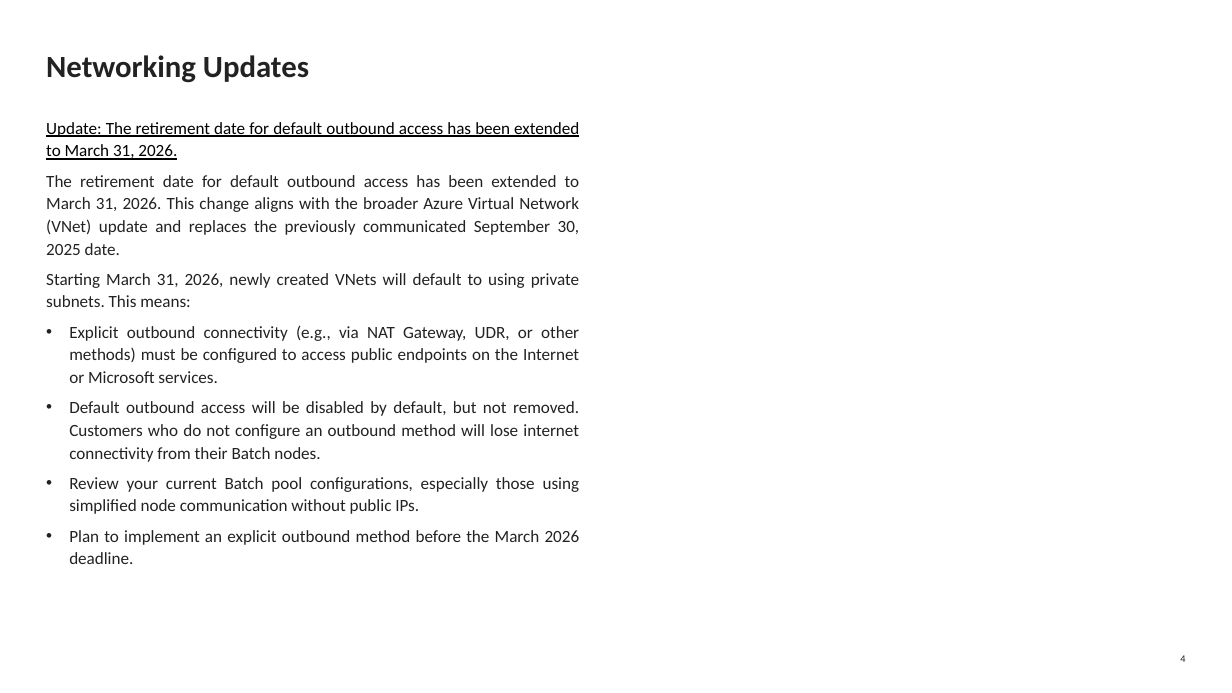
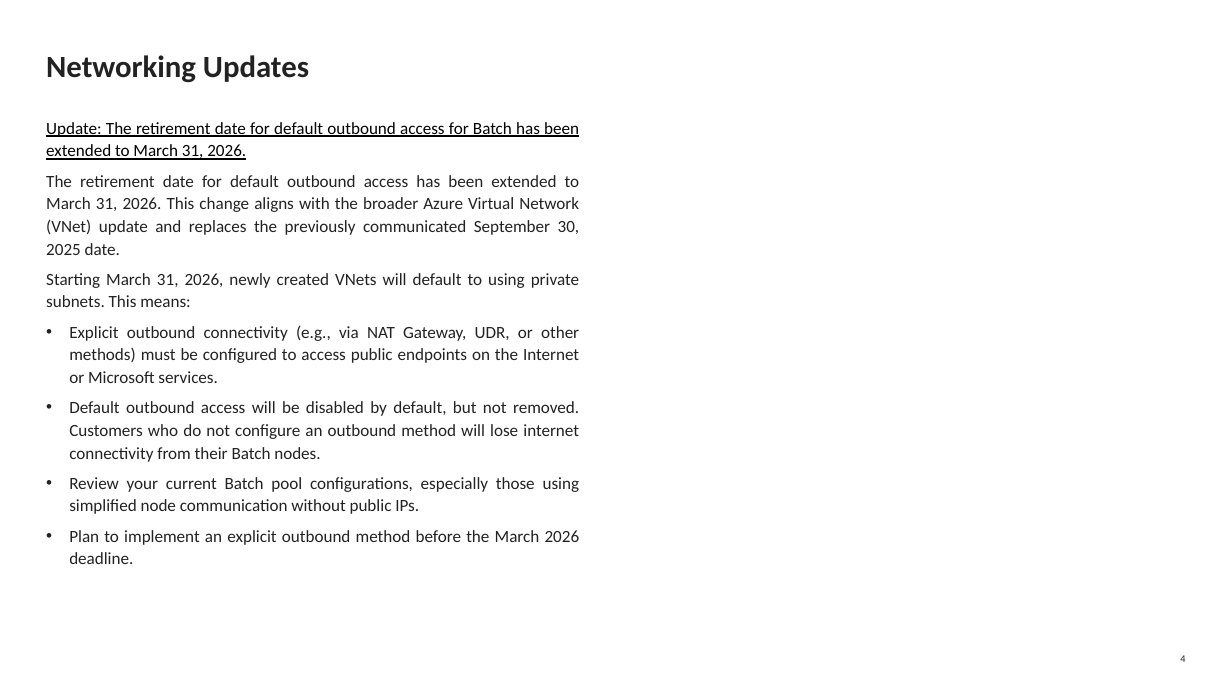
Before and after one commit to azureTimes/meetups, a slide deck: slide 4 of 00_presentation/2025/azureTimes188/AzureTimes_188.pptx. Drawn at 1232x693 pixels with LibreOffice and Linux fonts; fonts in the diff are those of the drawing. Boxes give left, top, right and bottom in pixels: in the first picture for what was removed or moved away, otherwise in the second. Text is boxed around its words. In the diff, an @@ line names an element or a change of style, - is before the commit and + after.

```diff
--- a/00_presentation/2025/azureTimes188/AzureTimes_188.pptx
+++ b/00_presentation/2025/azureTimes188/AzureTimes_188.pptx
@@ text at box(46, 122, 579, 160): text changed @@
-Update: The retirement date for default outbound access has been extended to March 31, 2026.
+Update: The retirement date for default outbound access for Batch has been extended to March 31, 2026.
```
Also in this commit, not shown: 1 other slide changed.
